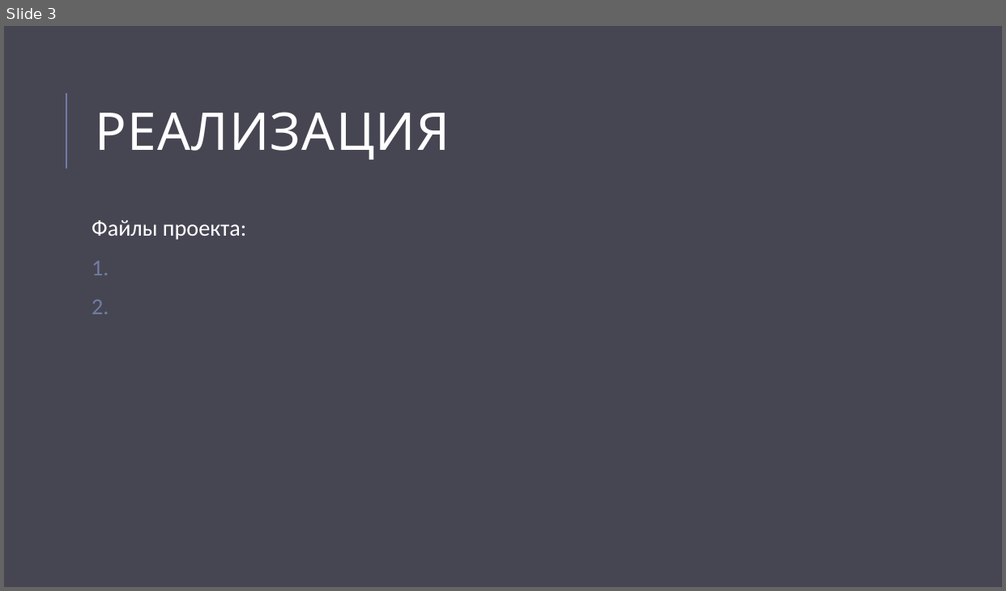
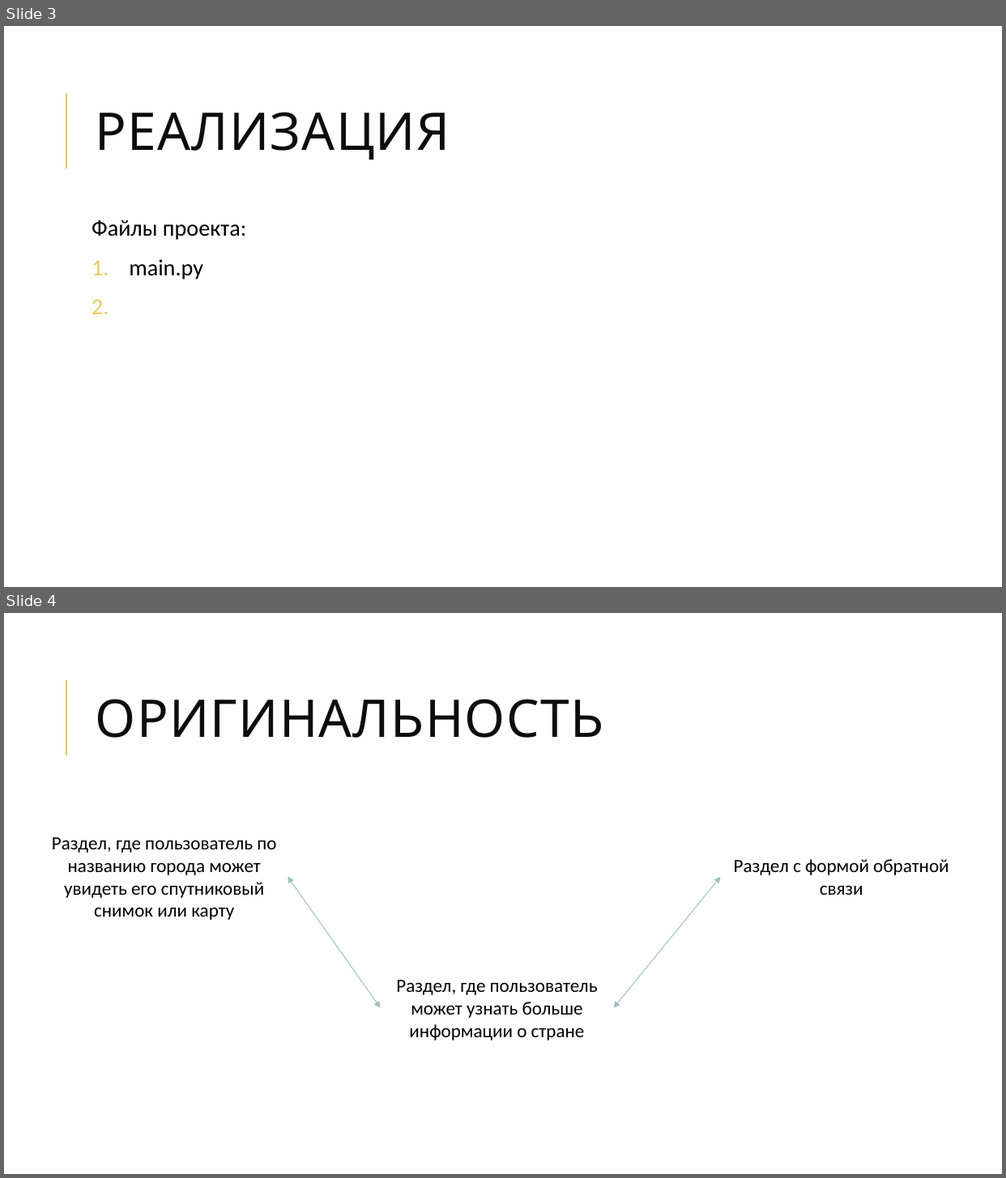
Before and after one commit to git21git/WEB_Project, a slide deck: Презентация WEB.pptx. Shown one above the other, each under a label of ours: slide 3 before the commit, slides 3 and 4 after it. The pictures are 1006x591 and 1006x1178 pixels, drawn with LibreOffice and Linux fonts; fonts in the diff are those of the drawing. Boxes give left, top, right and bottom in pixels: in the first picture for what was removed or moved away, otherwise in the second. Text is boxed around its words. In the diff, an @@ line names an element or a change of style, - is before the commit and + after.

```diff
--- a/Презентация WEB.pptx
+++ b/Презентация WEB.pptx
@@ slide 4 added at [4, 613, 1002, 1174], background #FFFFFF; not listed: 1 template element that a slide beside it also shows @@
@@ title added at [96, 699, 604, 738], 50 pt, text #0D0D0D @@
+ОРИГИНАЛЬНОСТЬ
@@ text added at [52, 837, 276, 920], 18 pt, text #000000 @@
+Раздел, где пользователь по названию города может увидеть его спутниковый снимок или карту
@@ double arrow added from (288, 877) to (381, 1008), #9DBFBE 0.75 pt @@
@@ double arrow added from (720, 877) to (614, 1008), #9DBFBE 0.75 pt @@
@@ text added at [734, 859, 949, 895], 18 pt, text #000000 @@
+Раздел с формой обратной связи
@@ text added at [396, 980, 598, 1041], 18 pt, text #000000 @@
+Раздел, где пользователь может узнать больше информации о стране
@@ slide 3 changed as well @@
@@ background #464653 to #FFFFFF @@
@@ title "РЕАЛИЗАЦИЯ" at [96, 112, 450, 160]: text colour #FFFFFF to #0D0D0D @@
@@ line (66, 169) - (66, 93): stroke #727CA3 1.5 pt to #E3CC5A 1.5 pt @@
@@ text at [91, 220, 246, 240]: text colour #FFFFFF to #000000 in "Файлы проекта:" @@
@@ text at [129, 259, 203, 280]: paragraph added @@
+1. main.py
```
Also in this commit, not shown: 1 other slide changed, 3 other slides added, 1 slide removed, 1 other file.
